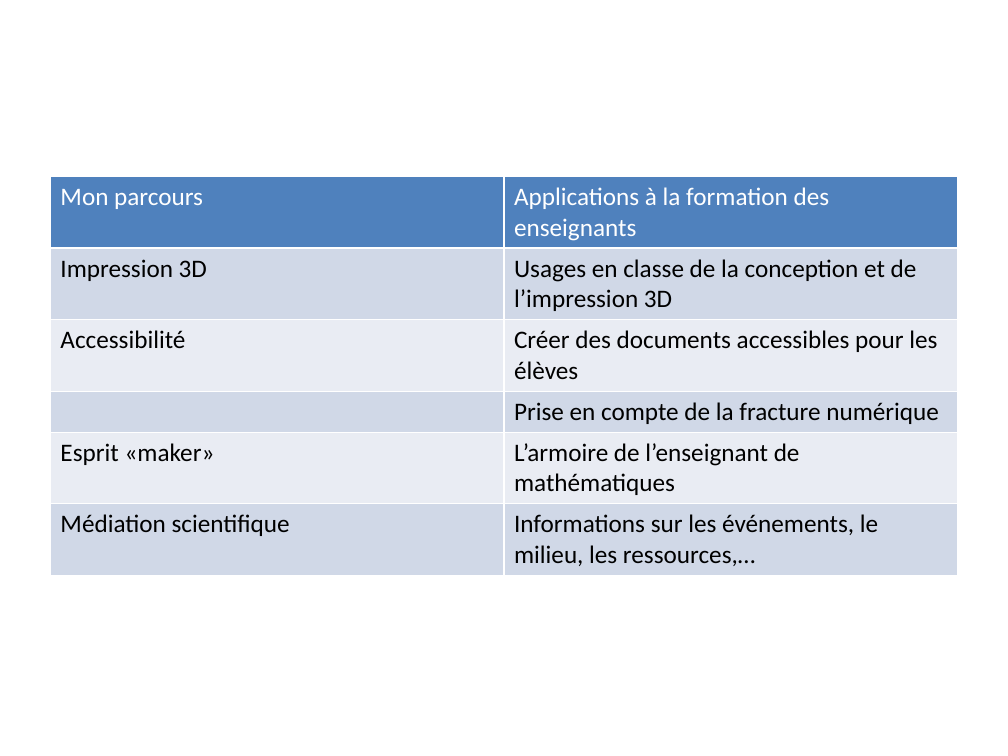
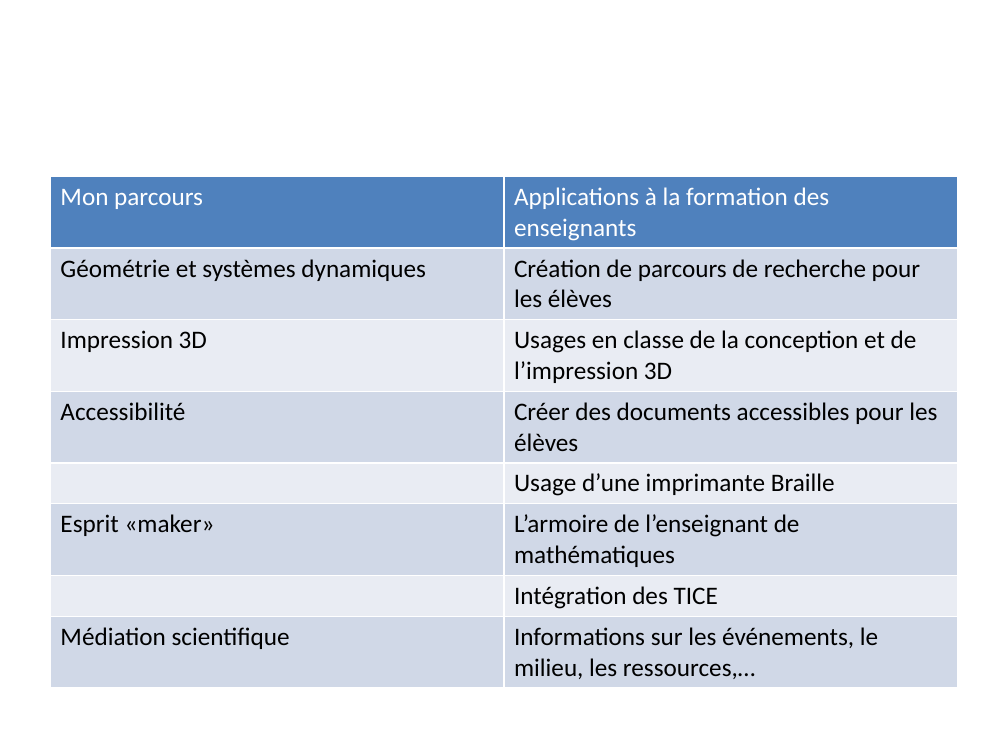
Before and after one commit to albamath/Marseille, a slide deck: slide 17 of 2020-06-01.pptx. Drawn at 1008x756 pixels with LibreOffice and Linux fonts; fonts in the diff are those of the drawing. Boxes give left, top, right and bottom in pixels: in the first picture for what was removed or moved away, otherwise in the second. Text is boxed around its words. In the diff, an @@ line names an element or a change of style, - is before the commit and + after.

```diff
--- a/2020-06-01.pptx
+++ b/2020-06-01.pptx
@@ table at [50,176,958,683] @@
+row 2: Géométrie et systèmes dynamiques | Création de parcours de recherche pour les élèves
-row 5, column 2: Prise en compte de la fracture numérique
+row 5, column 2: Usage d’une imprimante Braille
+row 7:  | Intégration des TICE
```
Also in this commit, not shown: 6 other slides changed, 3 slides added, 3 slides removed, 8 other files.
